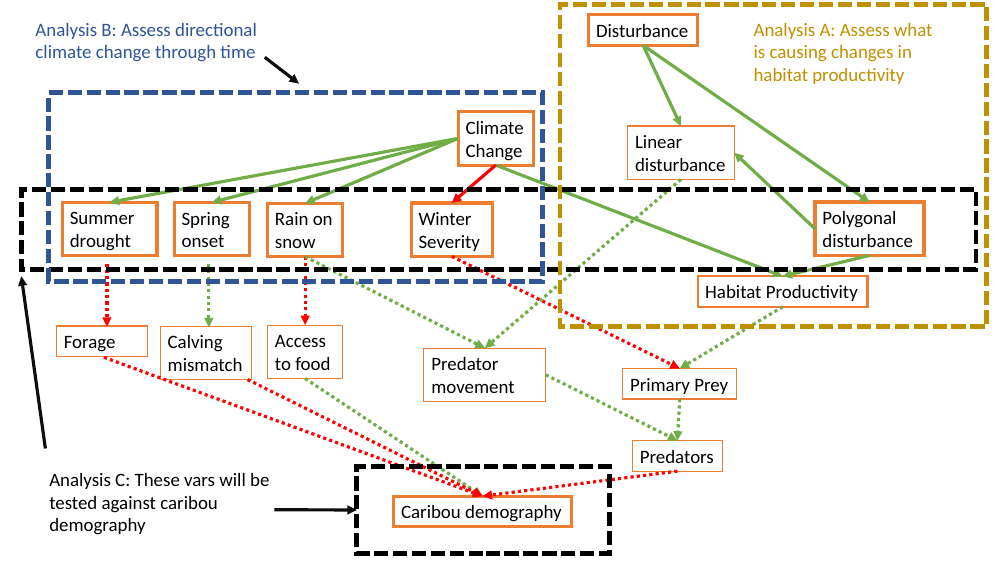
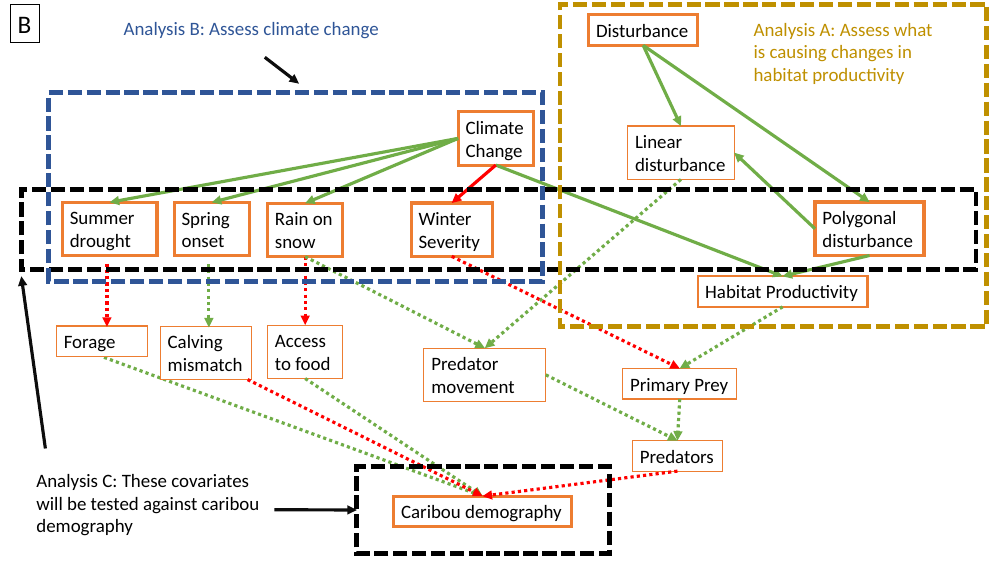
Before and after one commit to ctlamb/SMC-climate-disturbance-IPM, a slide deck: slide 6 of Hypothesis.pptx. Drawn at 1008x567 pixels with LibreOffice and Linux fonts; fonts in the diff are those of the drawing. Boxes give left, top, right and bottom in pixels: in the first picture for what was removed or moved away, otherwise in the second. Text is boxed around its words. In the diff, an @@ line names an element or a change of style, - is before the commit and + after.

```diff
--- a/Hypothesis.pptx
+++ b/Hypothesis.pptx
@@ rectangle added at [11, 5, 39, 42], fill #FFFFFF, outline #000000 1 pt, 24 pt, text #000000 @@
+B
@@ text at [124, 22, 379, 39]: text changed @@
-Analysis B: Assess directional climate change through time
+Analysis B: Assess climate change
@@ arrow (104, 358) - (482, 496): stroke #FF0000 3 pt dashed to #70AD47 3 pt dashed @@
@@ text at [36, 474, 260, 536]: text changed @@
-Analysis C: These vars will be tested against caribou demography
+Analysis C: These covariates will be tested against caribou demography
```
Also in this commit, not shown: 1 other slide changed, 22 other files.
